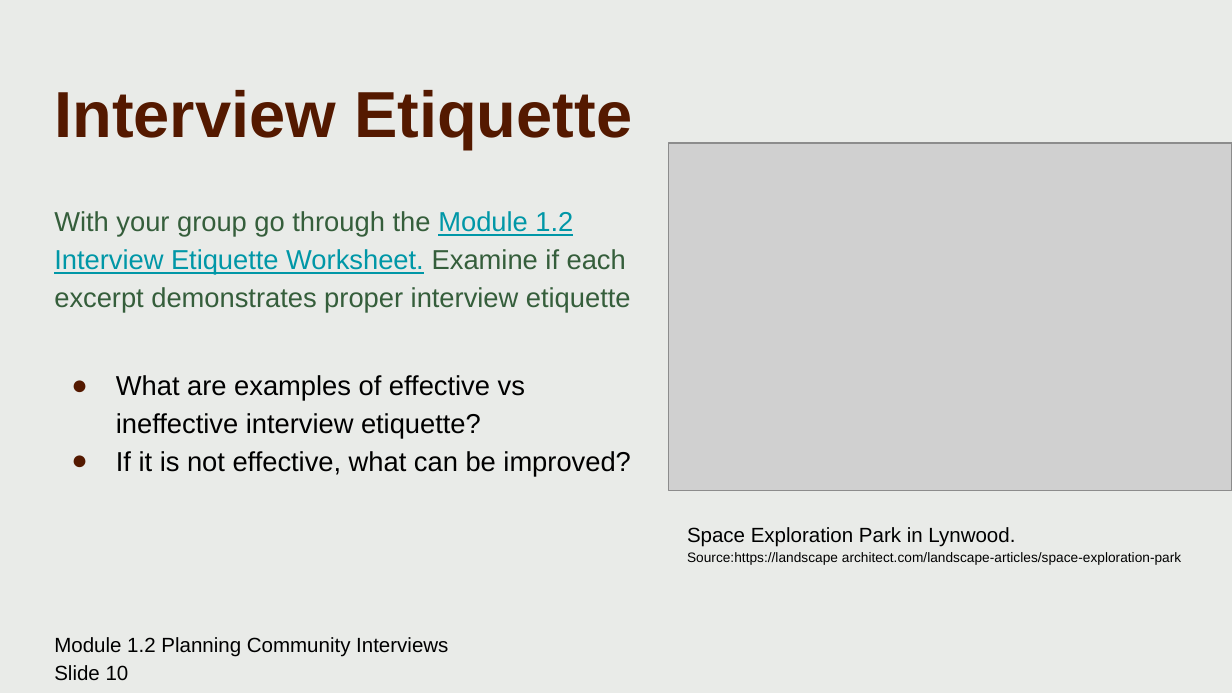
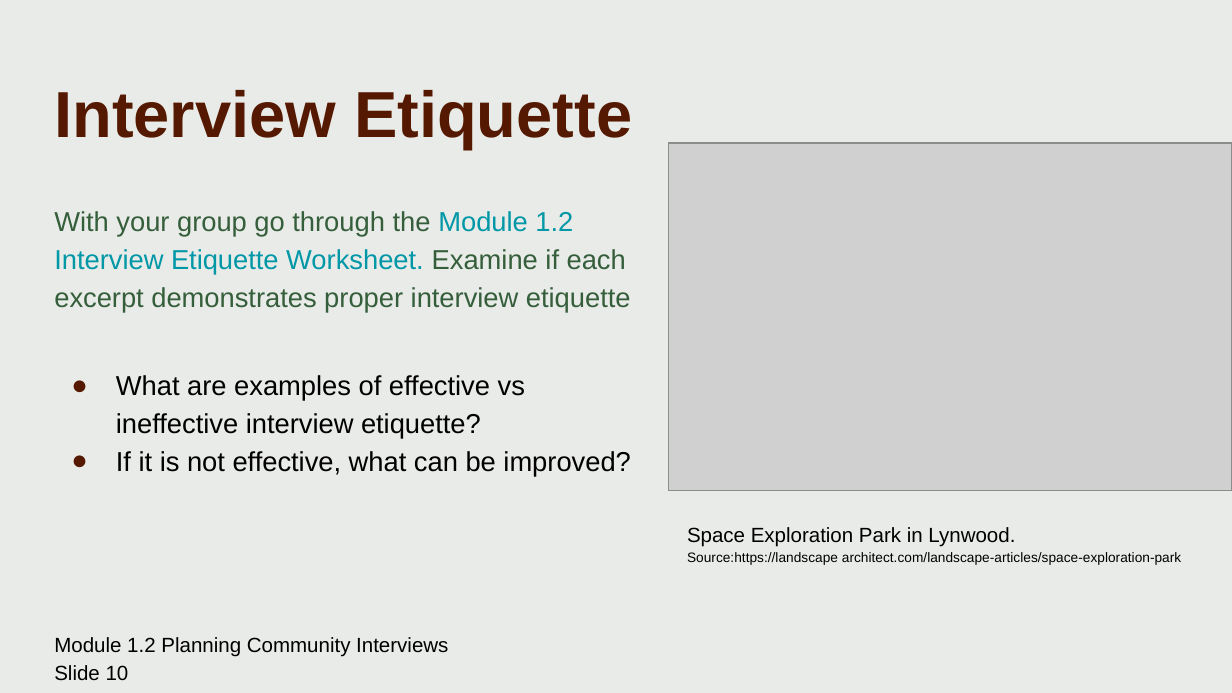
Before and after one commit to camhanguyen/aiscicomm-website, a slide deck: slide 10 of src/curriculum/lesson_1.2.pptx. Drawn at 1232x693 pixels with LibreOffice and Linux fonts; fonts in the diff are those of the drawing; grey boxes stand for pictures. Boxes give left, top, right and bottom in pixels: in the first picture for what was removed or moved away, otherwise in the second. Text is boxed around its words. In the diff, an @@ line names an element or a change of style, - is before the commit and + after.

```diff
--- a/src/curriculum/lesson_1.2.pptx
+++ b/src/curriculum/lesson_1.2.pptx
@@ text "With your group go through ..." at [54, 211, 631, 313]: underline off in "Module 1.2 Interview Etiquette Worksheet." @@
```
Also in this commit, not shown: 7 other files.
